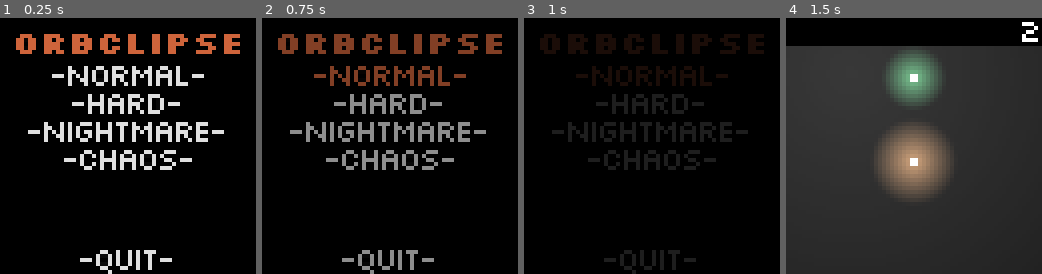
Above: before the commit, frames 1-4 (left to right).
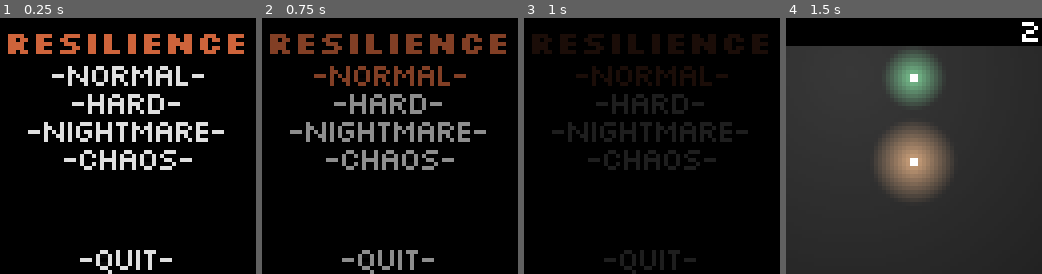
Above: after the commit, the same moments.

Repository: IceTyp/Voidvasion
Game: Godot game, scene res://src/user_interface/main_menu.tscn
Same seed, same stepped clock (60 frames per second), same inputs: the game is played once before the commit and once after it.
Inputs (mouse positions are in pixels of both pictures, inside the frame that each line leads up to):
- Up to frame 1 (0.25 s): no input
- Up to frame 2 (0.75 s): click "-normal-" at 0.5 s
- Up to frame 3 (1 s): no input
- Up to frame 4 (1.5 s): click (914, 76) at 1.25 s, where only the run before the commit has a clickable "-normal-"

The runs differ from the first frame. In frame 1, 3.3% of the frame differs, in the area x 3-96%, y 6-15%; in frame 2, 3.3%; in frame 3, 3.3%; in frame 4, nothing differs.

Commit message:
fix fade in of main menu

Diff:
--- a/godot/project.godot
+++ b/godot/project.godot
@@ -18,7 +18,6 @@
 [autoload]
 
 Global="*res://src/autoload/global.gd"
-MainMenu="*res://src/user_interface/main_menu.tscn"
 ButtonUpdater="*res://src/autoload/button_updater.gd"
 
 [display]
--- a/godot/src/autoload/button_updater.gd
+++ b/godot/src/autoload/button_updater.gd
@@ -12,8 +12,6 @@
 		add_child(sounds[key])
 		sounds[key].stream = load("res://sound/ui/%s.ogg" % key)
 		sounds[key].bus = "UI"
-	await MainMenu.draw
-	update_buttons(get_tree().get_root())
 
 
 func update_buttons(node: Node) -> void:
--- a/godot/src/autoload/global.gd
+++ b/godot/src/autoload/global.gd
@@ -7,6 +7,7 @@
 const max_orb_number := 15
 
 var current_map: Node2D
+var main_menu: Control
 var difficulties := {
 	"normal": preload("res://src/maps/difficulties/default.tscn"),
 	"hard": preload("res://src/maps/difficulties/1.tscn"),
@@ -33,7 +34,7 @@
 
 
 func show_main_menu() -> void:
-	MainMenu.show()
+	main_menu.show()
 	if is_instance_valid(current_map):
 		current_map.queue_free()
 
--- a/godot/src/user_interface/main_menu.gd
+++ b/godot/src/user_interface/main_menu.gd
@@ -7,6 +7,7 @@
 
 
 func _ready() -> void:
+	Global.main_menu = self
 	difficulty_selected.connect(Global.load_map)
 	visibility_changed.connect(_on_visibility_changed)
 
@@ -15,6 +16,7 @@
 		button.text = key
 		button.pressed.connect(_on_button_difficulty_pressed.bind(key))
 		difficulties_container.add_child(button)
+	ButtonUpdater.update_buttons(self)
 
 
 func _on_button_difficulty_pressed(id: String) -> void:
@@ -27,5 +29,5 @@
 
 func _on_visibility_changed() -> void:
 	if visible:
+		create_tween().tween_property(self, "modulate", Color(1, 1, 1, 1), 0.5)
 		mouse_blocker.hide()
-		create_tween().tween_property(self, "modulate", Color(1, 1, 1, 1), 0.5)
--- a/godot/src/user_interface/main_menu.tscn
+++ b/godot/src/user_interface/main_menu.tscn
@@ -17,7 +17,7 @@
 theme = ExtResource("1_88vo1")
 script = ExtResource("2_fnyqp")
 
-[node name="ColorRect" type="ColorRect" parent="."]
+[node name="Background" type="ColorRect" parent="."]
 layout_mode = 1
 anchors_preset = 15
 anchor_right = 1.0
@@ -40,7 +40,7 @@
 theme_type_variation = &"Header"
 theme_override_colors/font_color = Color(0.807843, 0.392157, 0.231373, 1)
 theme_override_fonts/font = ExtResource("2_xq8rd")
-text = "Orbclipse"
+text = "Resilience"
 horizontal_alignment = 1
 
 [node name="DifficultiesContainer" type="VBoxContainer" parent="VBoxContainer"]
